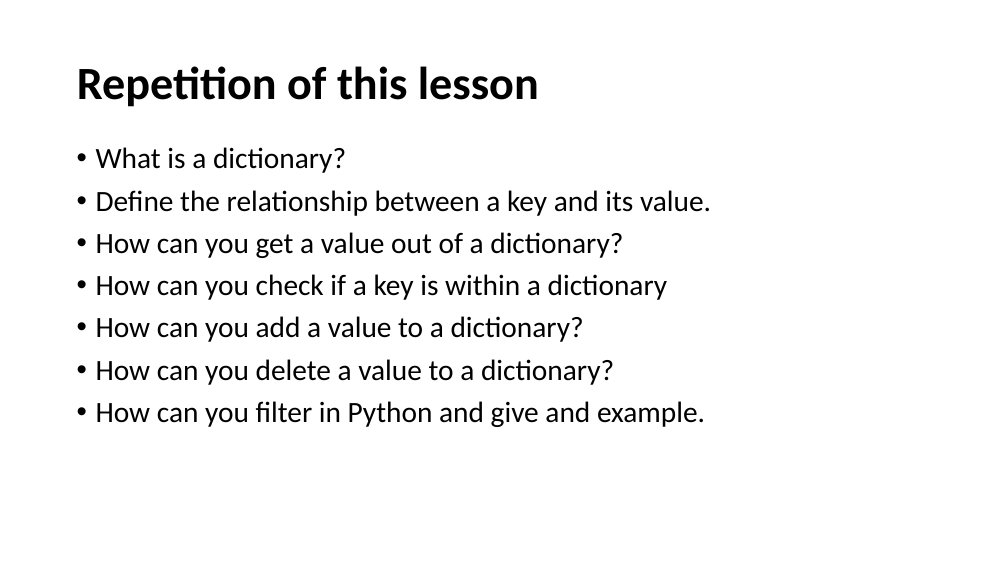
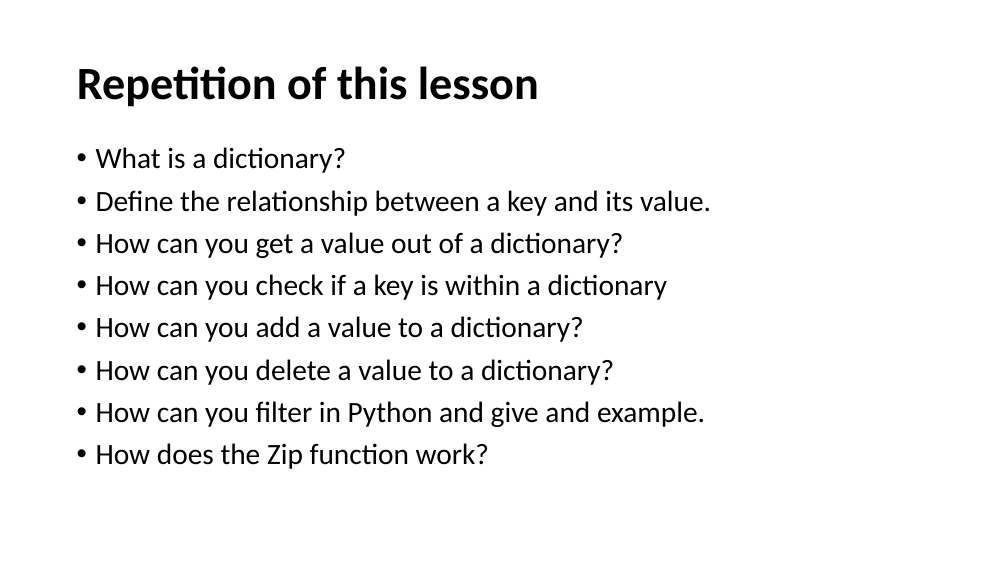
Before and after one commit to UCLL-PR2/exercises, a slide deck: slide 18 of 03-iterable/programming2_iterable.pptx (slide 17 before the commit). Drawn at 1008x567 pixels with LibreOffice and Linux fonts; fonts in the diff are those of the drawing. Boxes give left, top, right and bottom in pixels: in the first picture for what was removed or moved away, otherwise in the second. Text is boxed around its words. In the diff, an @@ line names an element or a change of style, - is before the commit and + after.

```diff
--- a/03-iterable/programming2_iterable.pptx
+++ b/03-iterable/programming2_iterable.pptx
@@ text at [96, 443, 489, 469]: paragraph added @@
+• How does the Zip function work?
```
Also in this commit, not shown: 3 other slides changed, 1 slide added.
